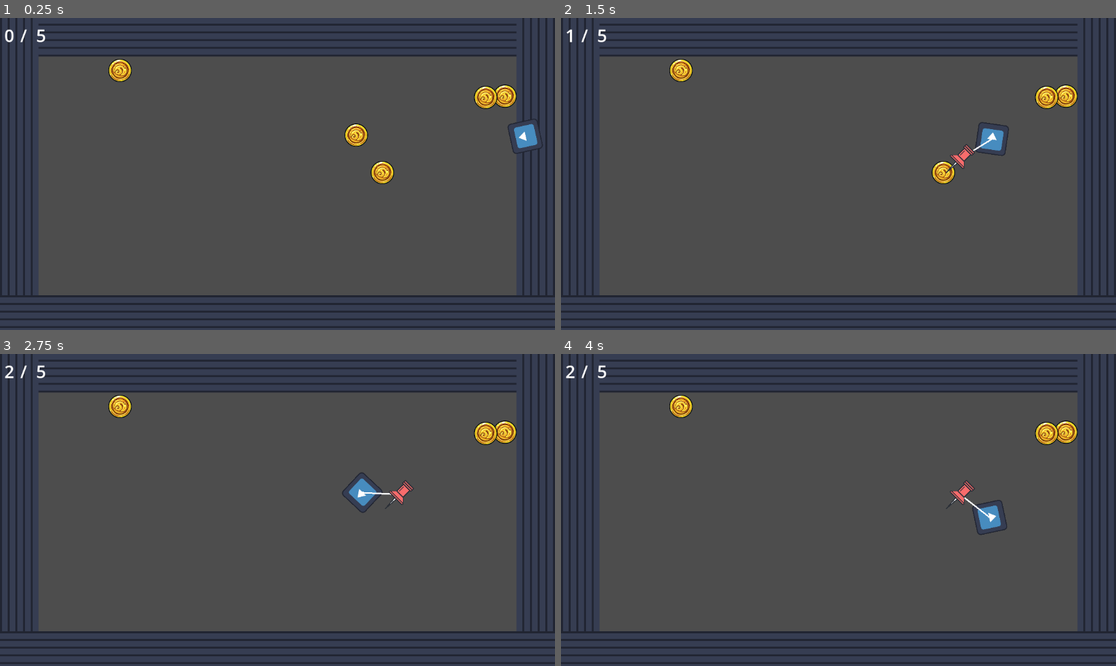
Above: before the commit, frames 1-4 (two rows, left to right).
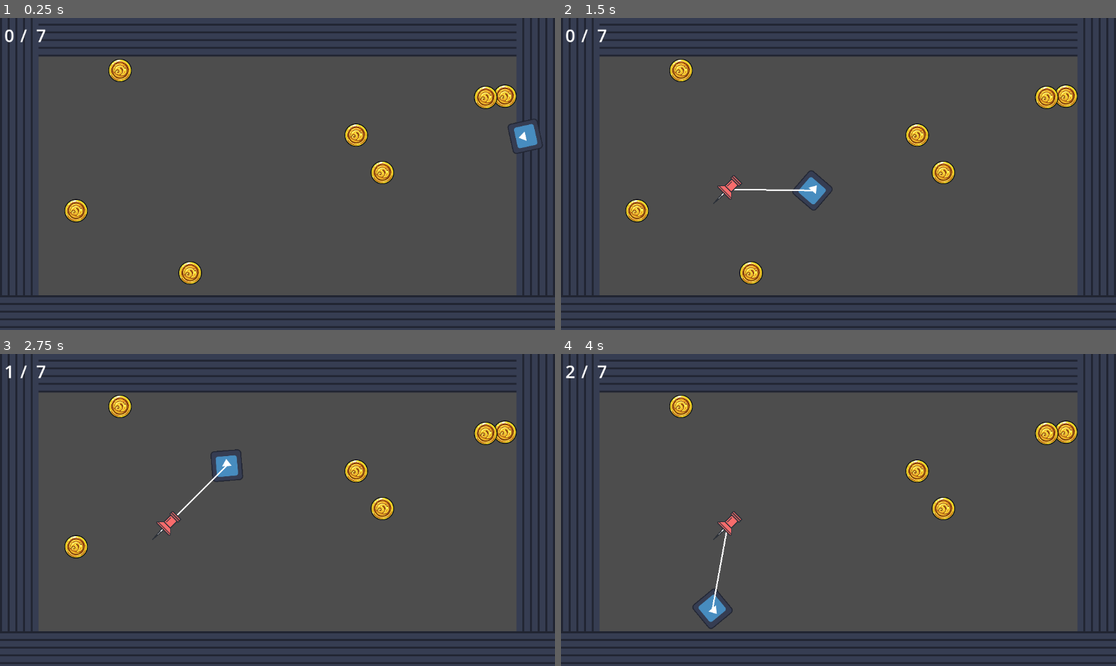
Above: after the commit, the same moments.

Repository: OVOAOVO/hajimi
Game: Godot game, scene res://level/game1.tscn
The game is run twice, just before and just after one commit, with the same random seed, the same clock (stepped at 60 frames per second) and the same inputs. The engine's default icon, where the game draws it, is replaced by a stand-in: a white triangle on a blue panel in a dark square.
Inputs (mouse positions are in pixels of both pictures, inside the frame that each line leads up to):
- Up to frame 1 (0.25 s): no input
- Up to frame 2 (1.5 s): move the mouse to (960, 158) at 0.52 s; click (960, 158) at 0.67 s; move the mouse to (727, 189) at 1.27 s; click (727, 189) at 1.42 s
- Up to frame 3 (2.75 s): move the mouse to (333, 441) at 2.02 s; click (333, 441) at 2.17 s
- Up to frame 4 (4 s): move the mouse to (810, 572) at 2.77 s; click (810, 572) at 2.92 s; move the mouse to (1005, 556) at 3.52 s; click (1005, 556) at 3.67 s

The runs differ from the first frame. In frame 1, 0.5% of the frame differs, in the area x 6-37%, y 3-86%; in frame 2, 1.9%, in the area x 0-81%, y 3-86%; in frame 3, 1.8%; in frame 4, 1.6%.

Commit message:
输入屏蔽以及更改数量为7

Diff:
--- a/level/game1.tscn
+++ b/level/game1.tscn
@@ -12,7 +12,7 @@
 cat_scene = ExtResource("2_mxirh")
 pin_scene = ExtResource("4_mxirh")
 coin_scene = ExtResource("5_ie7yk")
-coin_count = 5
+coin_count = 7
 coin_margin = 100.0
 
 [node name="Camera2D" type="Camera2D" parent="." unique_id=57827177]
--- a/scripts/CoreLogic.gd
+++ b/scripts/CoreLogic.gd
@@ -38,6 +38,8 @@
 var _line: Line2D = null
 # 当前存活金币数量
 var _coin_alive_count: int = 0
+# 是否允许玩家输入（投掷动画结束后才开启）
+var _input_enabled: bool = false
 
 
 # ============================================================
@@ -74,6 +76,8 @@
 
 
 func _input(event: InputEvent) -> void:
+	if not _input_enabled:
+		return
 	if event is InputEventMouseButton and event.pressed:
 		if event.button_index == MOUSE_BUTTON_LEFT:
 			# 左键：没有 Pin 时才创建新的
@@ -300,7 +304,7 @@
 	var spins := randf_range(1.0, 2.0)
 	tween.tween_property(cat, "rotation", TAU * spins * signf(vx), T)
 
-	# 落地后启用物理，让猫开始自由弹跳
+	# 落地后启用物理，让猫开始自由弹跳，同时开放玩家输入
 	tween.chain().tween_callback(
 		func():
 			if is_instance_valid(body):
@@ -308,4 +312,5 @@
 				body.global_position = cat.global_position
 				body.velocity = Vector2(randf_range(-200, 200), randf_range(-300, -100))
 				body.set_physics_process(true)
+			_input_enabled = true
 	)
